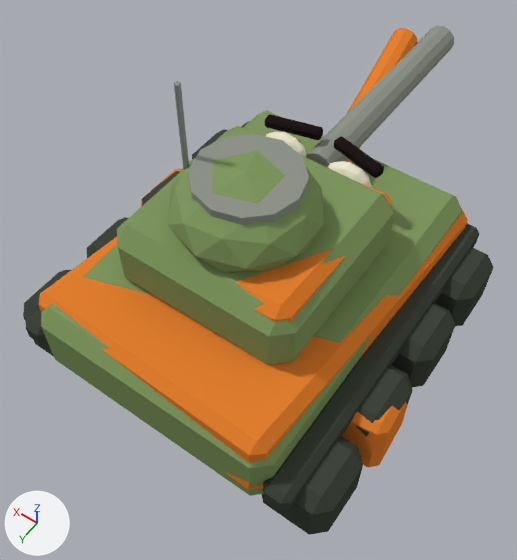
Before and after pictures for a commit that changed the Blender file BlenderSource/Tanks/SillyPlayerTank.blend.
Before and after are seen from a 50 mm camera at (-3.35, 4.81, 8.54) aimed at (-0.03, 0.16, 1.24). Arrows for +X, +Y and +Z are at lower left; the lights stay in place. The older version comes first.

In view in the first picture: 'Barrel', 'CommanderHelmet', 'Hatch', 'Hull', 'Hull_Damaged', 'LeftSideGuard', 'LeftWheel_0', 'LeftWheel_1', 'LeftWheel_3', 'LeftWheel_Damaged', 'Turret', 'Turret_Damaged' and 13 more.
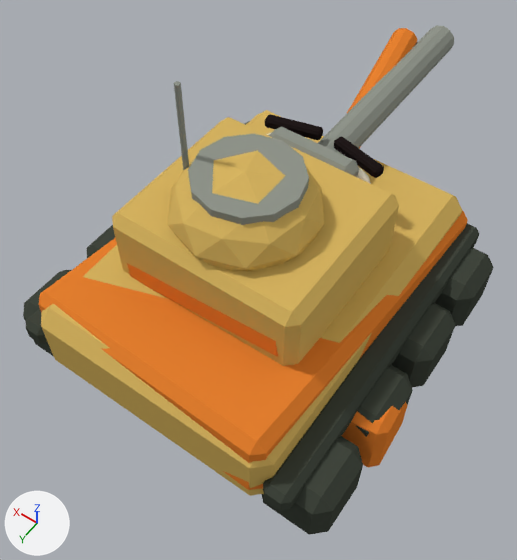
The change, as a list of edits to the scene's bpy script:
```text
Add mat_playermustardtan:
    mat_playermustardtan = diffuse_material('PlayerMustardTan')
    mat_playermustardtan.base_color = (0.68, 0.46, 0.12)  # yellow #d7b561
Change me_cube_001:
    where me_cube_001.from_pydata(...)  # 8 vertices, 6 faces; spans x -1.7..1.7, y -2.4..2.4, z -0.55..0.55
    remove me_cube_001.materials.append(mat_cartoonolive)  # green #819961
    add me_cube_001.materials.append(mat_playermustardtan)  # yellow #d7b561
Change me_cube_015:
    used by ob_turret; parent = ob_sillyplayertank; location = (0.0, 0.15, 2.05)
    remove me_cube_015.from_pydata(...)  # 8 vertices, 6 faces; spans x -1.25..1.25, y -1.25..1.25, z -0.48..0.48
    remove me_cube_015.materials.append(mat_cartoonolive)  # green #819961
    add me_cube_015.from_pydata(...)  # 8 vertices, 6 faces; spans x -1.3..1.3, y -1.15..1.15, z -0.52..0.52
    me_cube_015 part 1: the whole mesh is scaled about its middle by (1.04, 0.92, 1.08)
    add me_cube_015.materials.append(mat_playermustardtan)  # yellow #d7b561
Change me_icosphere:
    where me_icosphere.from_pydata(...)  # 42 vertices, 80 faces; spans x -0.86..0.86, y -0.9..0.9, z -0.52..0.52
    remove me_icosphere.materials.append(mat_cartoonolive)  # green #819961
    add me_icosphere.materials.append(mat_playermustardtan)  # yellow #d7b561
Add me_cylinder_001_1:
    me_cylinder_001_1.from_pydata(...)  # a 12-sided cylinder along z spanning x -0.52..0.52, y -0.52..0.52, z -0.175..0.175
    me_cylinder_001_1.materials.append(mat_playermustardtan)  # yellow #d7b561
Add me_cube_016_1:
    me_cube_016_1.from_pydata(...)  # a box spanning x -0.62..0.62, y -0.18..0.18, z -0.48..0.48
    me_cube_016_1.materials.append(mat_comicmetal)  # grey #90958b
Change ob_turret:
    ob_turret.location: (0.0, 0.15, 2.05) -> (0.0, 0.15, 2.1)
    where _m = ob_turret.modifiers.new('ComicBevel', 'BEVEL')
    _m.width: 0.2 -> 0.12
    _m.width_pct: 0.2 -> 0.12
Add ob_commandercupola:
    ob_commandercupola = bpy.data.objects.new('CommanderCupola', me_cylinder_001_1)
    ob_commandercupola.parent = ob_sillyplayertank
    ob_commandercupola.location = (0.35, 0.35, 2.78)
Add ob_gunmantlet:
    ob_gunmantlet = bpy.data.objects.new('GunMantlet', me_cube_016_1)
    ob_gunmantlet.parent = ob_sillyplayertank
    ob_gunmantlet.location = (0.0, -1.03, 2.15)
    _m = ob_gunmantlet.modifiers.new('ComicBevel', 'BEVEL')
```

Location of each change, [x1, y1, x2, y2] in pixels of the pictures (517 x 560 px):
'Turret', recoloured, mesh rescaled, moved, modifiers changed: before [117, 126, 394, 365]; after [112, 117, 399, 366]
'Hull', recoloured: [41, 110, 462, 496] in both
'CommanderHelmet', recoloured (green to yellow): [167, 150, 324, 271] in both
'GunMantlet', added: after [268, 127, 359, 177]
'CommanderCupola', added (mostly hidden): after [174, 154, 197, 185]
